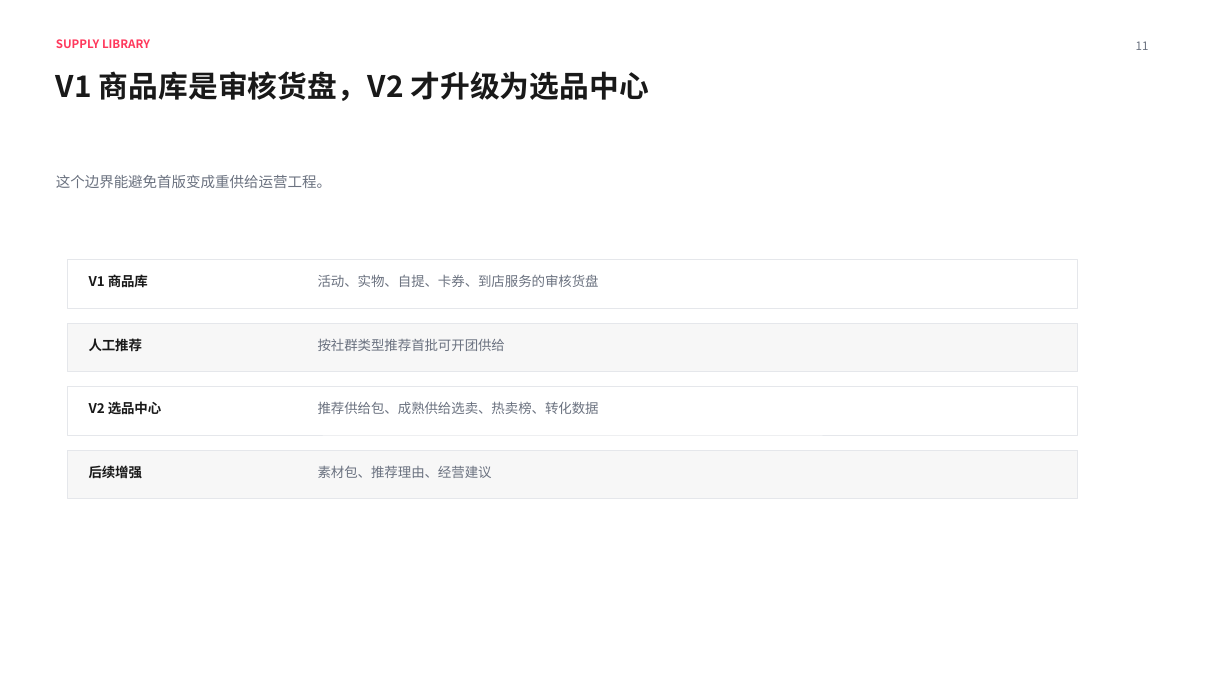
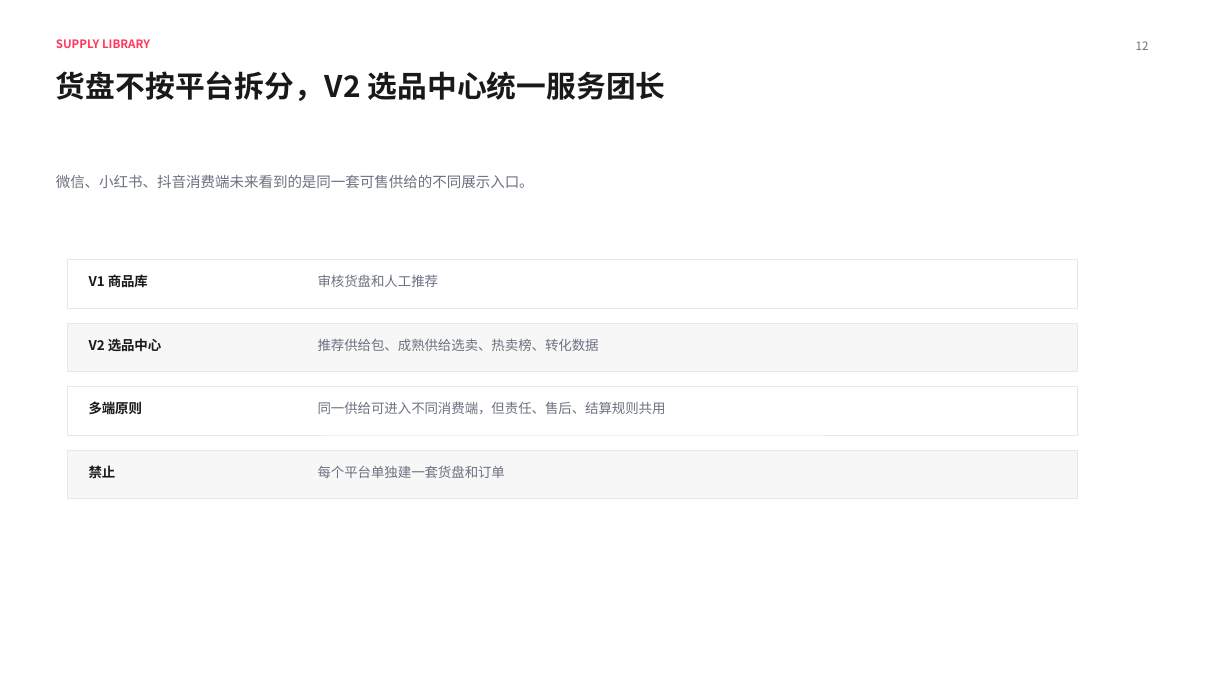
Before and after one commit to 1457513127/codex, a slide deck: slide 12 of 02-项目会/和趣社群店铺三场景产品蓝图同步会.pptx (slide 11 before the commit). Drawn at 1232x693 pixels with LibreOffice and Linux fonts; fonts in the diff are those of the drawing. Boxes give left, top, right and bottom in pixels: in the first picture for what was removed or moved away, otherwise in the second. Text is boxed around its words. In the diff, an @@ line names an element or a change of style, - is before the commit and + after.

Commit message:
纳入双通道与多端架构规划

```diff
--- a/02-项目会/和趣社群店铺三场景产品蓝图同步会.pptx
+++ b/02-项目会/和趣社群店铺三场景产品蓝图同步会.pptx
@@ text at <box>1136,41,1149,50</box>: text changed @@
-11
+12
@@ text at <box>56,71,666,101</box>: text changed @@
-V1 商品库是审核货盘，V2 才升级为选品中心
+货盘不按平台拆分，V2 选品中心统一服务团长
@@ text at <box>56,175,534,188</box>: text changed @@
-这个边界能避免首版变成重供给运营工程。
+微信、小红书、抖音消费端未来看到的是同一套可售供给的不同展示入口。
@@ text at <box>318,275,438,287</box>: text changed @@
-活动、实物、自提、卡券、到店服务的审核货盘
+审核货盘和人工推荐
@@ text "V2 选品中心": place and size @@
-text "V2 选品中心" at <box>89,401,162,415</box>
+text "V2 选品中心" at <box>89,338,162,352</box>
@@ text removed at <box>89,338,143,352</box> @@
-人工推荐
@@ text "推荐供给包、成熟供给选卖、热卖榜、转化数据": place and size @@
-text "推荐供给包、成熟供给选卖、热卖榜、转化数据" at <box>318,401,599,414</box>
+text "推荐供给包、成熟供给选卖、热卖榜、转化数据" at <box>318,339,599,351</box>
@@ text removed at <box>318,338,505,351</box> @@
-按社群类型推荐首批可开团供给
@@ text added at <box>89,401,143,414</box>, 10.5 pt, text #191919, bold @@
+多端原则
@@ text added at <box>318,401,666,414</box>, 10.5 pt, text #6B7280 @@
+同一供给可进入不同消费端，但责任、售后、结算规则共用
@@ text at <box>89,465,116,479</box>: text changed @@
-后续增强
+禁止
@@ text at <box>318,466,505,478</box>: text changed @@
-素材包、推荐理由、经营建议
+每个平台单独建一套货盘和订单
```
Also in this commit, not shown: 19 other slides changed, 9 slides added, 8 slides removed, 6 other files.
